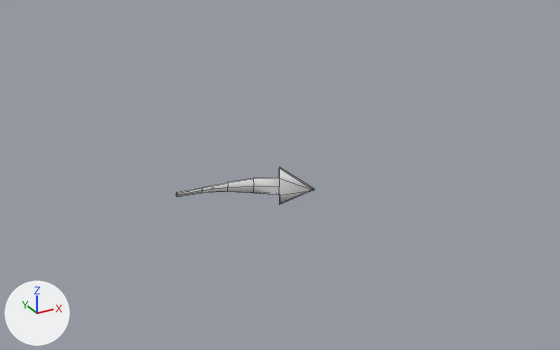
An edit to the Blender file Assets/Models/MenuProps/Arrows.blend, drawn before and after from the same camera.
Camera for both pictures: a camera (50 mm lens) standing at (-25.2, -44.0, 21.8) and looking at (-0.3, 1.1, -0.8). Lighting does not change. The marker at lower left points along +X, +Y and +Z. Mesh edges are drawn as thin lines.

Before the edit, the objects in view are built like this:
```python
me_cube_001 = bpy.data.meshes.new('Cube.001')
me_cube_001.from_pydata(...)  # 36 vertices, 36 faces; spans x -3.92..2.66, y -0.38..0.38, z -2.12..2.12
me_cube_001.polygons.foreach_set('use_smooth', [True] * 36)
ob_cube = bpy.data.objects.new('Cube', me_cube_001)
ob_cube.location = (-3.16, 0.01, 0.0)
ob_cube.scale = (1.43, 0.245, 0.64)
_m = ob_cube.modifiers.new('SimpleDeform', 'SIMPLE_DEFORM')
_m.deform_method = 'BEND'
_m.deform_axis = 'Z'
_m.origin = ob_empty
_m.factor = -0.831
_m.angle = -0.831
ob_empty = bpy.data.objects.new('Empty', None)
ob_empty.location = (-8.779, 0.0147, -0.000178)
ob_empty.scale = (3.77, 3.77, 3.77)
```
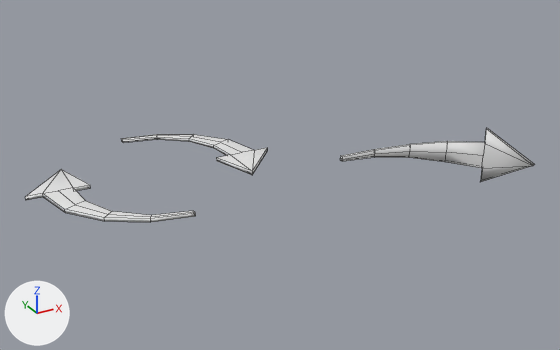
ob_empty_002 is not drawn itself; it is used by a modifier of ob_cube_002.
ob_empty_001 is not drawn itself; it is used by a modifier of ob_cube_001.
ob_empty is not drawn itself; it is used by a modifier of ob_cube.

Changed parts and their boxes (x1, y1, x2, y2) in the pictures (560 x 350 px):
'Cube', moved, rescaled, modifiers changed (40% wider, 45% taller)
    before: (176, 168, 314, 205)
    after: (340, 128, 534, 182)
'Cube.002', added
    after: (25, 169, 196, 222)
'Cube.001', added
    after: (121, 134, 268, 175)

The edits, one by one:
Object 'Empty' (ob_empty) moves from (-8.779, 0.0147, -0.000178) to (4.123, 0.0147, -0.000178).
Object 'Cube' (ob_cube) moves from (-3.16, 0.01, 0.0) to (12.9, 0.0, 0.0).
Object 'Cube' (ob_cube) is rescaled from (1.43, 0.245, 0.64) to (2.23, 0.383, 1.0).
Object 'Cube' (ob_cube) has a SIMPLE_DEFORM modifier named 'SimpleDeform'.
On modifier 'SimpleDeform' of object 'Cube' (ob_cube), factor goes from -0.831 to -1.178.
On modifier 'SimpleDeform' of object 'Cube' (ob_cube), angle goes from -0.831 to -1.178.
Object 'Cube.001' (ob_cube_001) is new; it shows a copy of the mesh of ob_cube.
Its location is (0.0, 11.33, -0.01).
Its rotation in degrees is (90, 0, 0).
Its scale is (2.23, 0.383, 1.0).
It gains a SIMPLE_DEFORM modifier named 'SimpleDeform'.
Modifier setting: deform_method = 'BEND'.
Modifier setting: deform_axis = 'Z'.
Modifier setting: origin = ob_empty_001.
Modifier setting: factor = -2.105.
Modifier setting: angle = -2.105.
Object 'Empty.001' (ob_empty_001) is new.
Its location is (-8.779, 11.33, -0.000178).
Its scale is (3.77, 3.77, 3.77).
Object 'Cube.002' (ob_cube_002) is new; it shows a copy of the mesh of ob_cube.
Its location is (-17.55, -2.83, -0.01).
Its rotation in degrees is (90, 0, -182).
Its scale is (2.23, 0.383, 1.0).
It gains a SIMPLE_DEFORM modifier named 'SimpleDeform'.
Modifier setting: deform_method = 'BEND'.
Modifier setting: deform_axis = 'Z'.
Modifier setting: origin = ob_empty_002.
Modifier setting: factor = -2.105.
Modifier setting: angle = -2.105.
Object 'Empty.002' (ob_empty_002) is new.
Its location is (-8.779, -3.129, -0.000178).
Its rotation in degrees is (0, 0, -182).
Its scale is (3.77, 3.77, 3.77).
